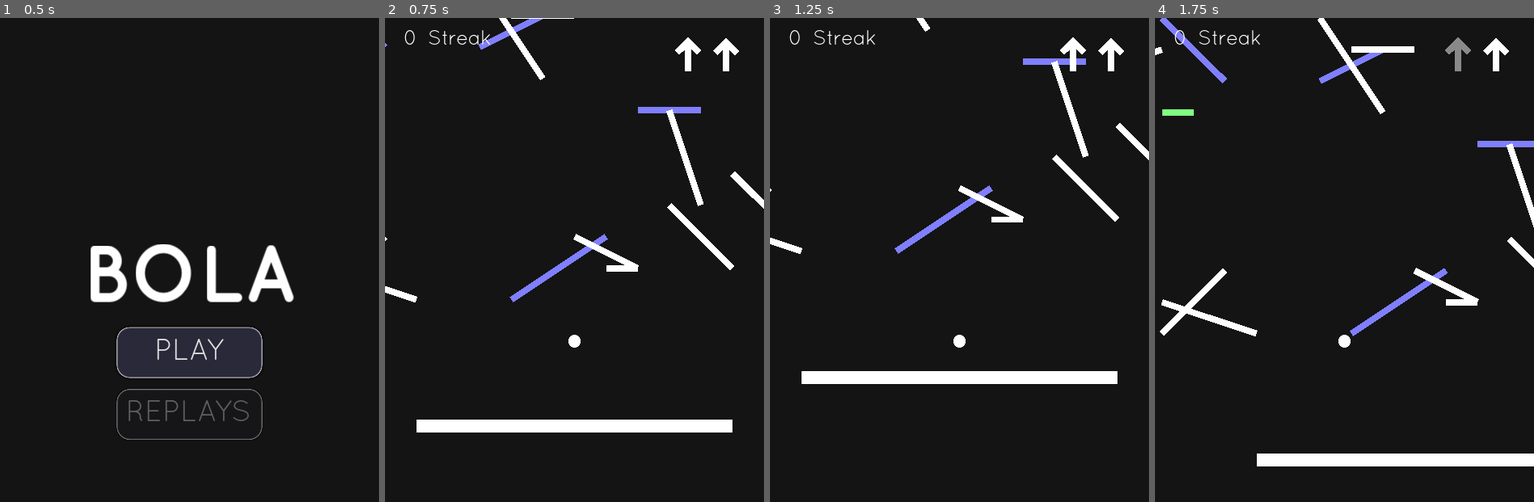
Above: before the commit, frames 1-4 (left to right).
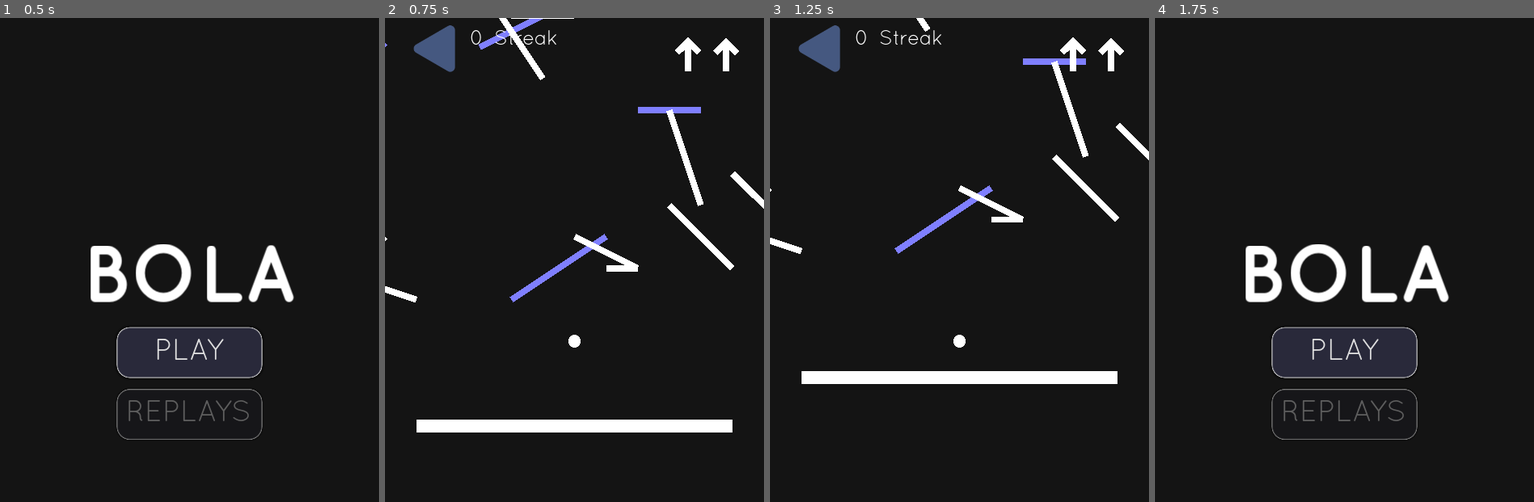
Above: after the commit, the same moments.

Repository: manglemix/Bola
Game: Godot game, scene res://levels/main_menu.tscn
Same seed, same stepped clock (60 frames per second), same inputs: the game is played once before the commit and once after it.
Inputs (mouse positions are in pixels of both pictures, inside the frame that each line leads up to):
- Up to frame 1 (0.5 s): no input
- Up to frame 2 (0.75 s): click "PLAY" at 0.5 s
- Up to frame 3 (1.25 s): no input
- Up to frame 4 (1.75 s): click (1204, 47) at 1.27 s

Frame 1 is identical in both runs. In frame 2, 0.9% of the frame differs, in the area x 5-46%, y 1-12%; in frame 3, 0.9%; in frame 4, 13%, in the area x 0-100%, y 0-93%.

Commit message:
added back button again

Diff:
--- a/levels/main.tscn
+++ b/levels/main.tscn
@@ -1,10 +1,11 @@
-[gd_scene load_steps=12 format=2]
+[gd_scene load_steps=13 format=2]
 
 [ext_resource path="res://barriers/barrier.gd" type="Script" id=1]
 [ext_resource path="res://agents/player.tscn" type="PackedScene" id=2]
 [ext_resource path="res://Quicksand_Book.otf" type="DynamicFontData" id=3]
 [ext_resource path="res://levels/portal.tscn" type="PackedScene" id=4]
 [ext_resource path="res://ui/jump_icon.tscn" type="PackedScene" id=5]
+[ext_resource path="res://ui/back_button.tscn" type="PackedScene" id=6]
 
 [sub_resource type="GDScript" id=2]
 script/source = "extends RandomBarrierGrid
@@ -118,33 +119,47 @@
 margin_right = -20.0
 
 [node name="HBoxContainer2" type="HBoxContainer" parent="CanvasLayer/VBoxContainer"]
-margin_right = 138.0
+margin_right = 242.0
 margin_bottom = 30.0
 
+[node name="Control" type="Control" parent="CanvasLayer/VBoxContainer/HBoxContainer2"]
+margin_right = 100.0
+margin_bottom = 30.0
+rect_min_size = Vector2( 100, 0 )
+
+[node name="BackButton" parent="CanvasLayer/VBoxContainer/HBoxContainer2/Control" instance=ExtResource( 6 )]
+margin_left = 86.0
+margin_top = 66.0
+margin_right = 186.0
+margin_bottom = 166.0
+rect_rotation = 180.0
+rect_scale = Vector2( 0.75, 0.75 )
+
 [node name="Label" type="Label" parent="CanvasLayer/VBoxContainer/HBoxContainer2"]
-margin_right = 23.0
+margin_left = 104.0
+margin_right = 127.0
 margin_bottom = 30.0
 theme = SubResource( 5 )
 text = "0"
 script = SubResource( 3 )
 
 [node name="Label2" type="Label" parent="CanvasLayer/VBoxContainer/HBoxContainer2"]
-margin_left = 27.0
-margin_right = 138.0
+margin_left = 131.0
+margin_right = 242.0
 margin_bottom = 30.0
 theme = SubResource( 5 )
 text = " Streak"
 
 [node name="HBoxContainer" type="HBoxContainer" parent="CanvasLayer/VBoxContainer"]
-margin_left = 142.0
+margin_left = 246.0
 margin_right = 550.0
 margin_bottom = 30.0
 size_flags_horizontal = 3
 alignment = 2
 
 [node name="Control" type="Control" parent="CanvasLayer/VBoxContainer/HBoxContainer"]
-margin_left = 408.0
-margin_right = 408.0
+margin_left = 304.0
+margin_right = 304.0
 margin_bottom = 30.0
 
 [node name="JumpIcon" parent="CanvasLayer/VBoxContainer/HBoxContainer/Control" instance=ExtResource( 5 )]
@@ -155,3 +170,4 @@
 
 [connection signal="jumping" from="Player" to="Player" method="_on_jumping"]
 [connection signal="landed" from="Player" to="Player" method="_on_landed"]
+[connection signal="tree_exited" from="CanvasLayer/VBoxContainer/HBoxContainer2/Control/BackButton" to="CanvasLayer/VBoxContainer/HBoxContainer2/Control" method="queue_free"]
